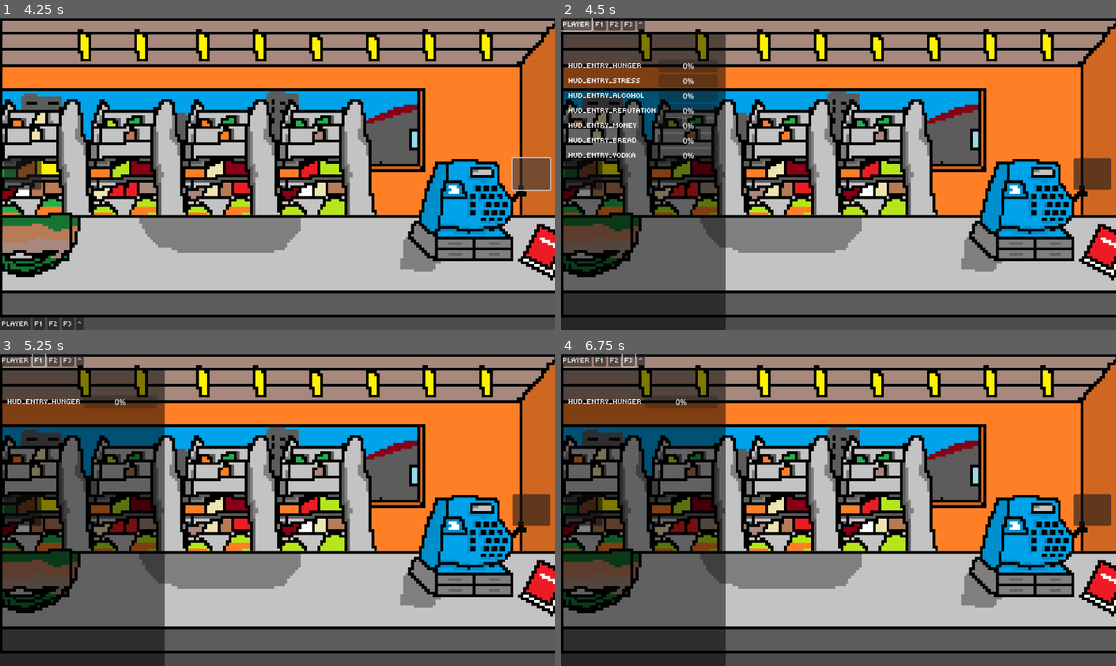
Above: before the commit, frames 1-4 (two rows, left to right).
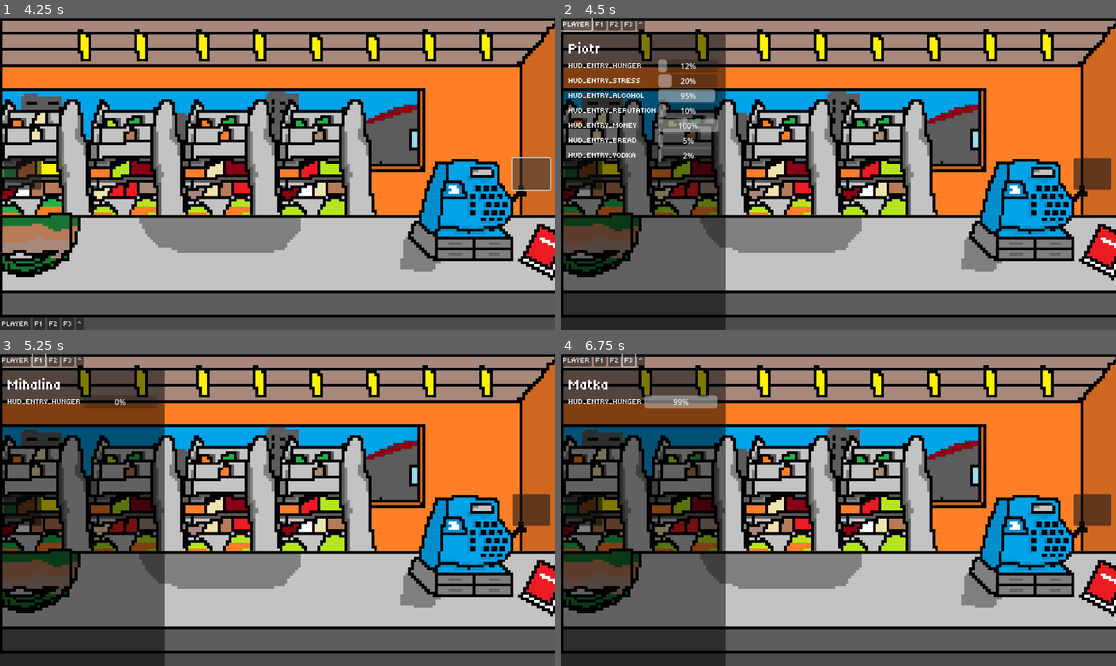
Above: after the commit, the same moments.

Repository: szsolt0/SzakGyak
Game: Godot game, scene res://scenes/menu/main_menu.tscn
The game is run twice, just before and just after one commit, with the same random seed, the same clock (stepped at 60 frames per second) and the same inputs.
Inputs (mouse positions are in pixels of both pictures, inside the frame that each line leads up to):
- Up to frame 1 (4.25 s): click "Elfogad" at 0.5 s; click "Játék" at 1.25 s; click "LVL_SELECT_MENU_NEW_SAVE" at 2 s; click (22, 174) at 2.75 s; click (532, 174) at 3.5 s
- Up to frame 2 (4.5 s): click "PLAYER" at 4.25 s
- Up to frame 3 (5.25 s): click "F1" at 5 s
- Up to frame 4 (6.75 s): click "F2" at 5.75 s; click "F3" at 6.5 s

Frame 1 is identical in both runs. In frame 2, 1.4% of the frame differs, in the area x 1-29%, y 7-47%; in frame 3, 0.2%; in frame 4, 0.7%.

Commit message:
add hud related code to game.gd

Diff:
--- a/scripts/game.gd
+++ b/scripts/game.gd
@@ -32,8 +32,19 @@
 	ui_scene.connect("scene_change_requested", Callable(self, "_change_scene"))
 
 	# HUD betöltése
-	hud_instance = hud_scene.instantiate()
+	hud_instance = hud_scene.instantiate() as Hud
 	add_child(hud_instance)
+
+	piotr.set_hunger(12)
+	piotr.set_alcohol(95)
+
+	hud_instance.update_player(piotr)
+	hud_instance.update_family_member(1, mihalina)
+	hud_instance.update_family_member(2, gustav)
+	hud_instance.update_family_member(3, matka)
+
+	matka.set_hunger(99)
+	hud_instance.update_family_member(3, matka)
 
 	# Kezdő scene: Office
 	_change_scene("res://scenes/office/office.tscn")
